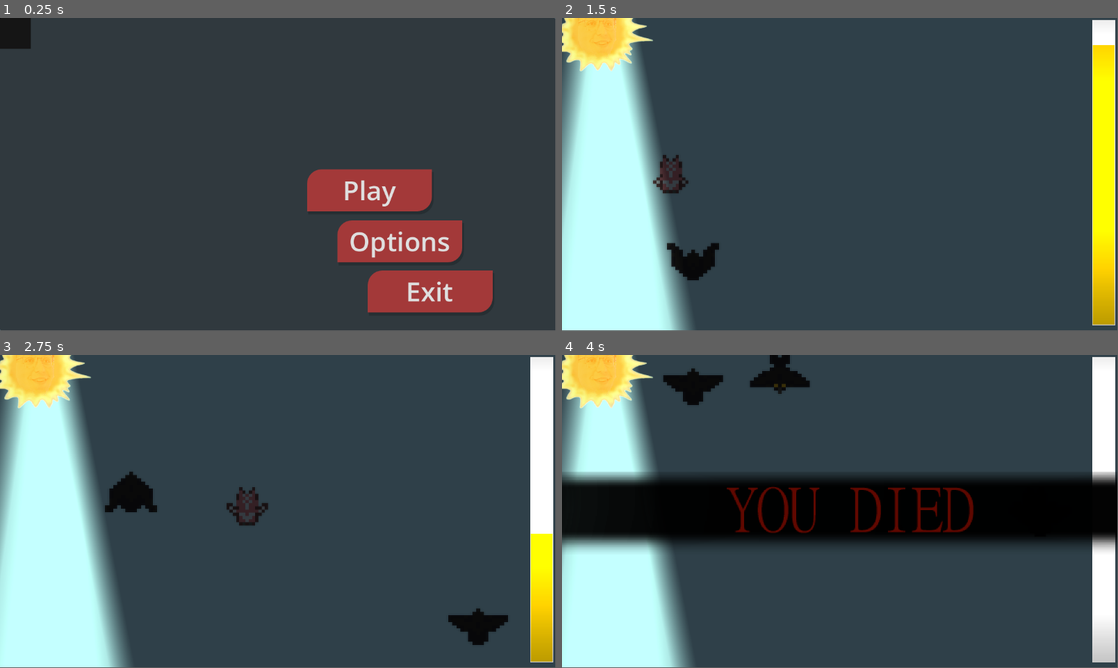
Above: before the commit, frames 1-4 (two rows, left to right).
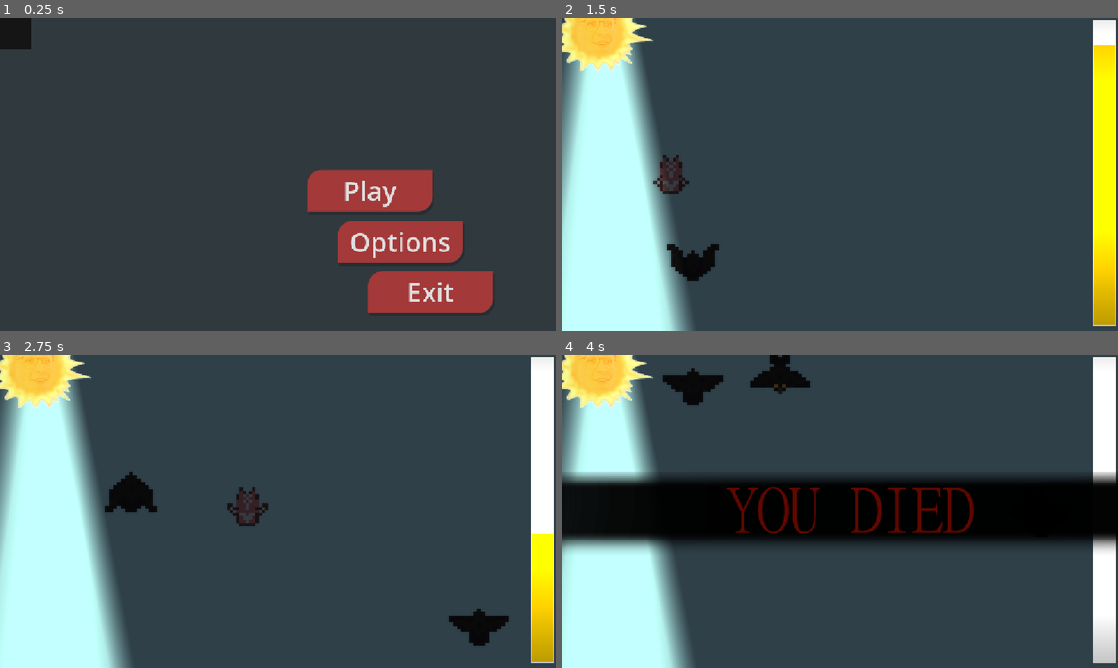
Above: after the commit, the same moments.

Repository: AuroraFreire/horizons-europa
Game: Godot game, scene res://main_menu.tscn
The game is run twice, just before and just after one commit, with the same random seed, the same clock (stepped at 60 frames per second) and the same inputs. Video files are missing from this copy of the repository; at most half a second of black plays in their place.
Inputs (mouse positions are in pixels of both pictures, inside the frame that each line leads up to):
- Up to frame 1 (0.25 s): no input
- Up to frame 2 (1.5 s): click "Play" at 0.5 s; move the mouse to (962, 158) at 1.27 s; hold D (right) from 1.28 s (still down); click (962, 158) at 1.42 s
- Up to frame 3 (2.75 s): move the mouse to (166, 527) at 2.02 s; release D (right) at 2.03 s; hold A (left) from 2.03 s (still down)
- Up to frame 4 (4 s): move the mouse to (895, 442) at 2.77 s; release A (left) at 2.78 s; hold D (right) from 2.78 s (still down); move the mouse to (812, 574) at 3.52 s; click (812, 574) at 3.67 s
In our replay, the window is 799x449 before the commit and 800x450 after it. These sizes can differ from the game's own. Grey fills any space a smaller window leaves; there, only what the larger window draws over its background counts as a difference.

The runs differ from the first frame. In frame 1, 1.1% of the frame differs, in the area x 0-100%, y 0-100%; in frame 2, 0.8%; in frame 3, 0.7%; in frame 4, 0.9%.

Commit message:
new captcha images for easier interpretation

Diff:
--- a/captcha.gd
+++ b/captcha.gd
@@ -7,8 +7,8 @@
 @export_range(0.0, 1.0) var instant_pass_chance := 0.3
 
 const tile_sets = {
-	"ravens": ["res://raven.png", "res://raven_down.png"],
-	"owls": ["res://owl.png"],
+	"ravens": ["res://raven-002.png"],
+	"owls": ["res://owl-004-frame0.png"],
 	"suns": ["res://sun.png", "res://sun2.png", "res://sun3.png"],
 }
 
--- a/captcha.tscn
+++ b/captcha.tscn
@@ -88,7 +88,6 @@
 theme_override_font_sizes/font_size = 12
 
 [node name="GridPage" type="VBoxContainer" parent="Center/Panel/Margin/VBox" unique_id=693129766]
-visible = false
 layout_mode = 2
 theme_override_constants/separation = 8
 
--- a/project.godot
+++ b/project.godot
@@ -18,6 +18,12 @@
 [audio]
 
 buses/default_bus_layout="uid://bwuqyk23v4g06"
+
+[display]
+
+window/size/mode=3
+window/stretch/mode="canvas_items"
+window/stretch/aspect="expand"
 
 [input]
 
--- a/world.gd
+++ b/world.gd
@@ -1,6 +1,6 @@
 extends Node2D
 
-@onready var panel = $Panel
+@onready var panel = $CanvasLayer/Panel
 
 # Called when the node enters the scene tree for the first time.
 func _ready() -> void:
--- a/world.tscn
+++ b/world.tscn
@@ -161,60 +161,62 @@
 
 [node name="Captcha" parent="." unique_id=416223703 instance=ExtResource("10_wse8f")]
 
-[node name="Panel" type="Panel" parent="." unique_id=1755112638]
+[node name="CanvasLayer" type="CanvasLayer" parent="." unique_id=742074722]
+
+[node name="Panel" type="Panel" parent="CanvasLayer" unique_id=1755112638]
 anchors_preset = 8
 anchor_left = 0.5
 anchor_top = 0.5
 anchor_right = 0.5
 anchor_bottom = 0.5
-offset_left = -177.25
-offset_top = -100.75
-offset_right = 177.25
-offset_bottom = 100.75
+offset_left = -354.5
+offset_top = -201.5
+offset_right = 354.5
+offset_bottom = 201.5
 grow_horizontal = 2
 grow_vertical = 2
 
-[node name="back" type="Button" parent="Panel" unique_id=175992106]
+[node name="back" type="Button" parent="CanvasLayer/Panel" unique_id=175992106]
 layout_mode = 1
 anchors_preset = 8
 anchor_left = 0.5
 anchor_top = 0.5
 anchor_right = 0.5
 anchor_bottom = 0.5
-offset_left = -142.5
-offset_top = -30.25
-offset_right = 142.5
-offset_bottom = 30.25
+offset_left = -285.0
+offset_top = -60.5
+offset_right = 285.0
+offset_bottom = 60.5
 grow_horizontal = 2
 grow_vertical = 2
-theme_override_font_sizes/font_size = 27
+theme_override_font_sizes/font_size = 54
 theme_override_styles/normal = SubResource("StyleBoxFlat_ic0uy")
 theme_override_styles/pressed = SubResource("StyleBoxFlat_k3n1d")
 theme_override_styles/hover = SubResource("StyleBoxFlat_2o6r5")
 text = "Back to Main Menu"
 
-[node name="back2" type="Button" parent="Panel" unique_id=953618022]
+[node name="back2" type="Button" parent="CanvasLayer/Panel" unique_id=953618022]
 layout_mode = 1
 anchors_preset = 8
 anchor_left = 0.5
 anchor_top = 0.5
 anchor_right = 0.5
 anchor_bottom = 0.5
-offset_left = 143.0
-offset_top = -98.0
-offset_right = 164.0
-offset_bottom = -52.0
+offset_left = 286.0
+offset_top = -196.0
+offset_right = 328.0
+offset_bottom = -104.0
 grow_horizontal = 2
 grow_vertical = 2
 theme_override_colors/font_color = Color(1, 0, 0, 1)
 theme_override_colors/font_focus_color = Color(0.7411765, 0, 0, 1)
 theme_override_colors/font_pressed_color = Color(0.7411765, 0, 0, 1)
 theme_override_colors/font_hover_color = Color(0.74, 0, 0, 1)
-theme_override_font_sizes/font_size = 33
+theme_override_font_sizes/font_size = 66
 theme_override_styles/normal = SubResource("StyleBoxFlat_ic0uy")
 theme_override_styles/pressed = SubResource("StyleBoxFlat_k3n1d")
 theme_override_styles/hover = SubResource("StyleBoxFlat_2o6r5")
 text = "X"
 
-[connection signal="pressed" from="Panel/back" to="." method="_on_back_pressed"]
-[connection signal="pressed" from="Panel/back2" to="." method="_on_back_2_pressed"]
+[connection signal="pressed" from="CanvasLayer/Panel/back" to="." method="_on_back_pressed"]
+[connection signal="pressed" from="CanvasLayer/Panel/back2" to="." method="_on_back_2_pressed"]
Binary file added: owl-004-frame0.png
Not shown, added: owl-004-frame0.png.import
Binary file added: raven-002.png
Not shown, added: raven-002.png.import
